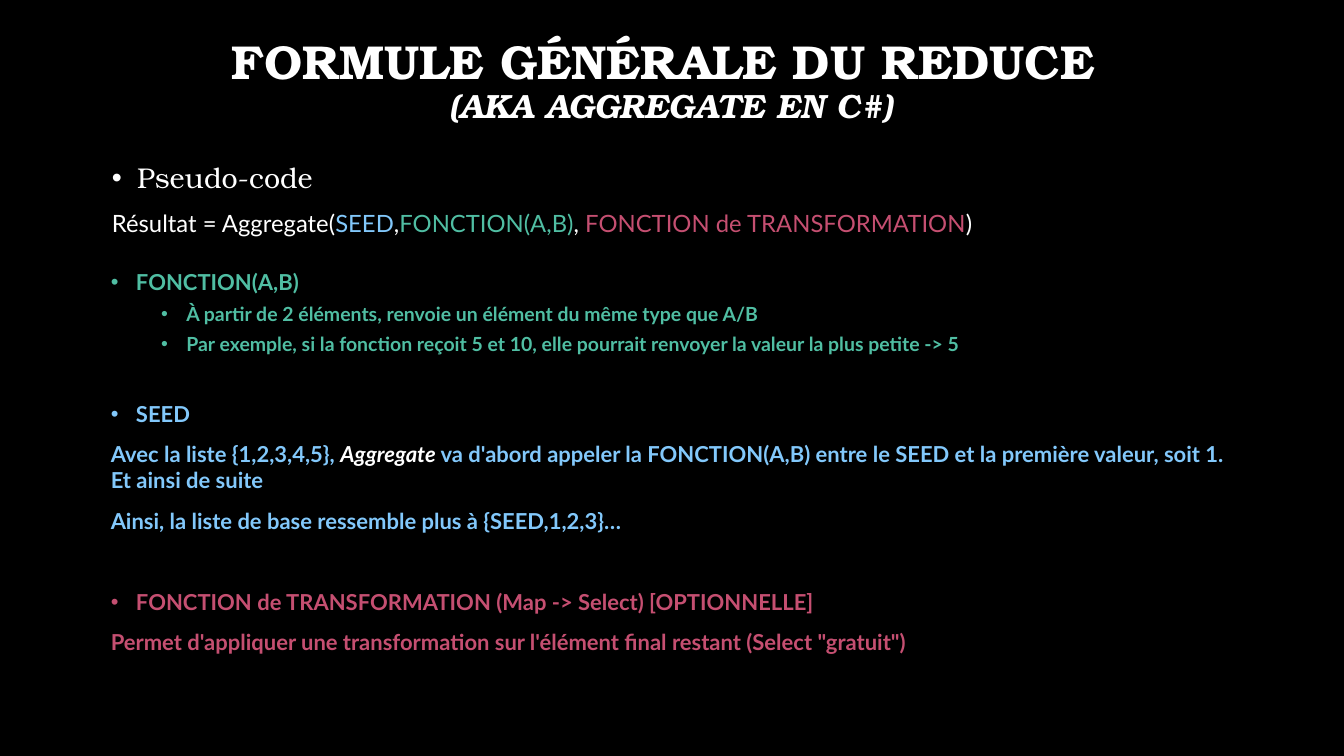
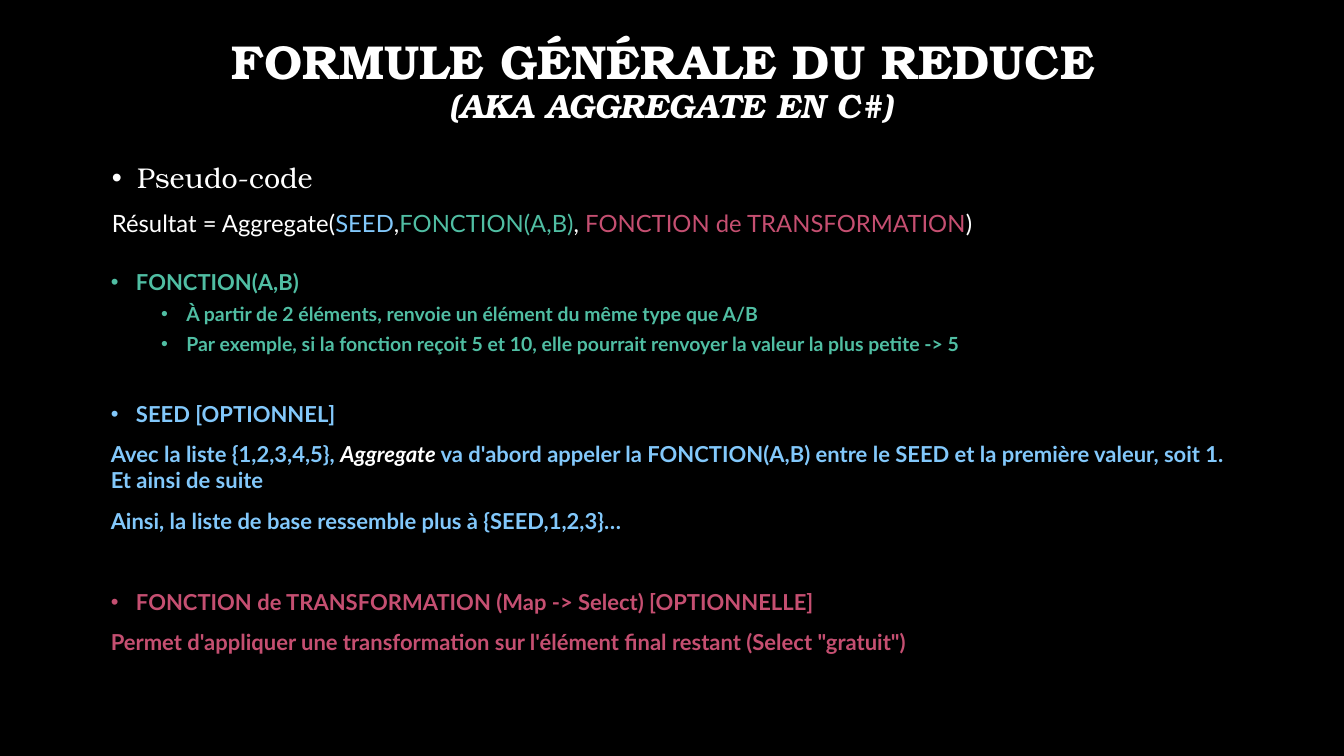
Before and after one commit to jonathanMelly/323-Programmation_fonctionnelle, a slide deck: slide 4 of supports/source/03-Reduce.pptx. Drawn at 1344x756 pixels with LibreOffice and Linux fonts; fonts in the diff are those of the drawing; background and template pictures are left out. Boxes give left, top, right and bottom in pixels: in the first picture for what was removed or moved away, otherwise in the second. Text is boxed around its words. In the diff, an @@ line names an element or a change of style, - is before the commit and + after.

```diff
--- a/supports/source/03-Reduce.pptx
+++ b/supports/source/03-Reduce.pptx
@@ text at [136,405,335,426]: text changed @@
-• SEED
+• SEED [OPTIONNEL]
```
Also in this commit, not shown: 1 other slide changed, 1 slide added.
